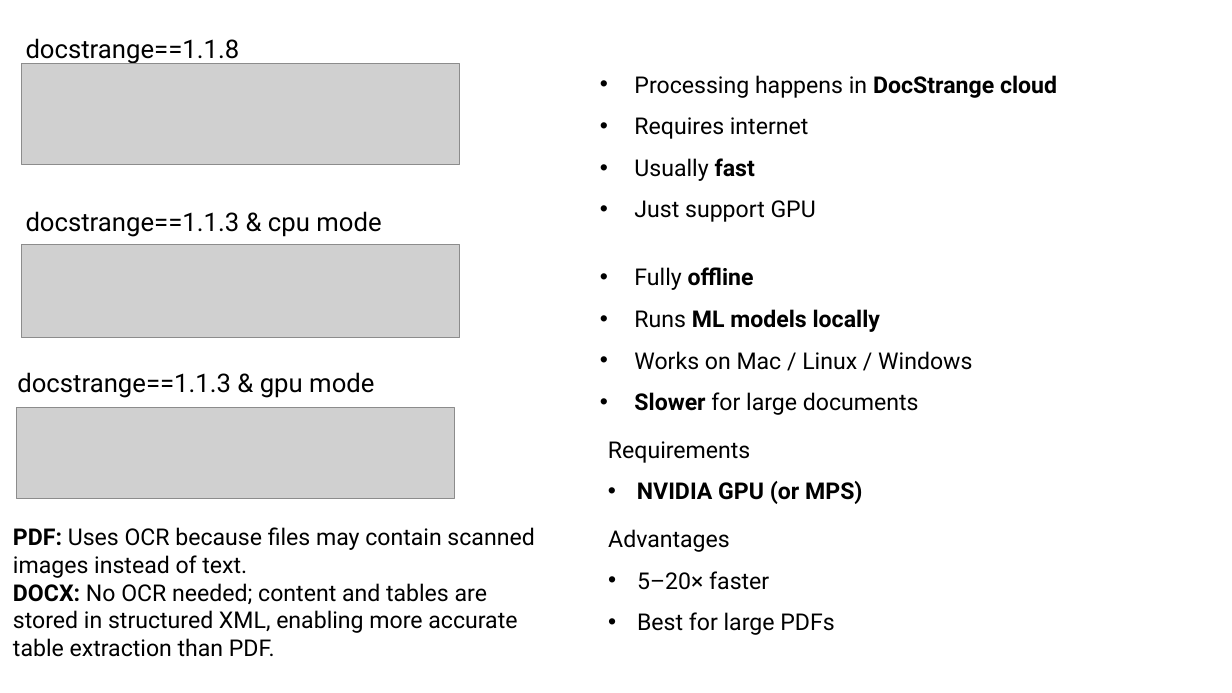
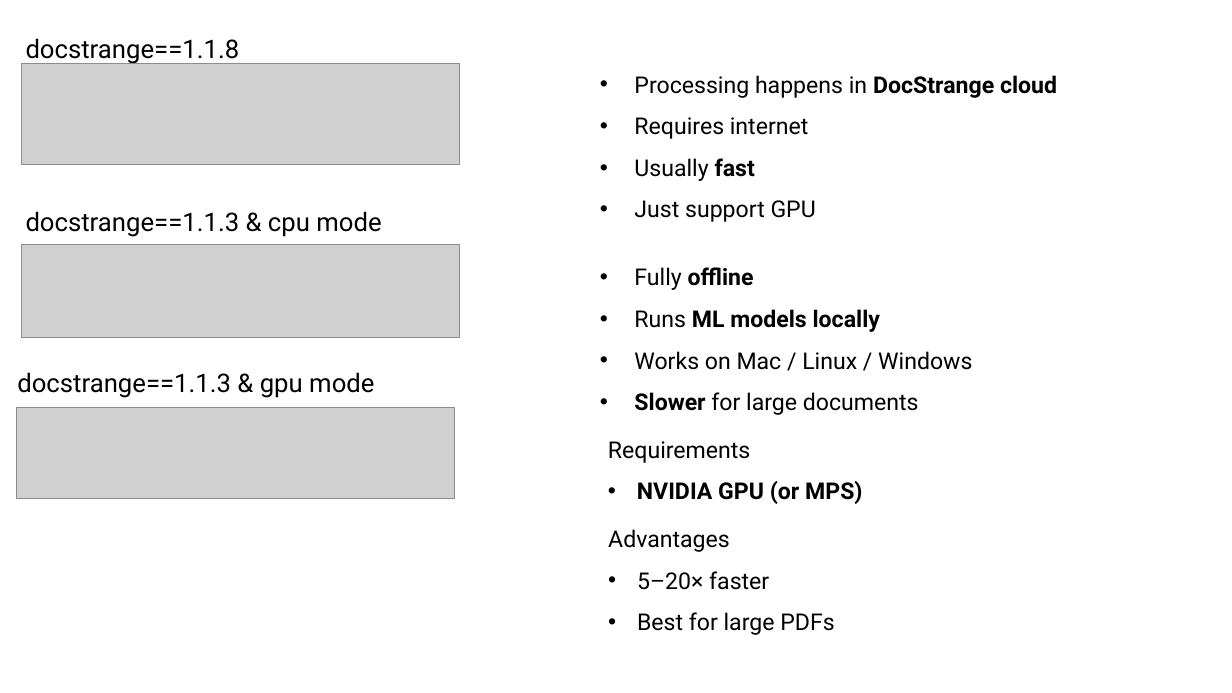
Before and after one commit to huynhngocsonuit2000github/pdf-extract-investigation, a slide deck: slide 1 of docs/DucStrange-Option-Output.pptx. Drawn at 1232x693 pixels with LibreOffice and Linux fonts; fonts in the diff are those of the drawing; grey boxes stand for pictures. Boxes give left, top, right and bottom in pixels: in the first picture for what was removed or moved away, otherwise in the second. Text is boxed around its words. In the diff, an @@ line names an element or a change of style, - is before the commit and + after.

```diff
--- a/docs/DucStrange-Option-Output.pptx
+++ b/docs/DucStrange-Option-Output.pptx
@@ text removed at [13,527,534,657] @@
-PDF: Uses OCR because files may contain scanned images instead of text.
-DOCX: No OCR needed; content and tables are stored in structured XML, enabling more accurate table extraction than PDF.
```
Also in this commit, not shown: 4 other slides changed, 1 slide added, 3 other files.
